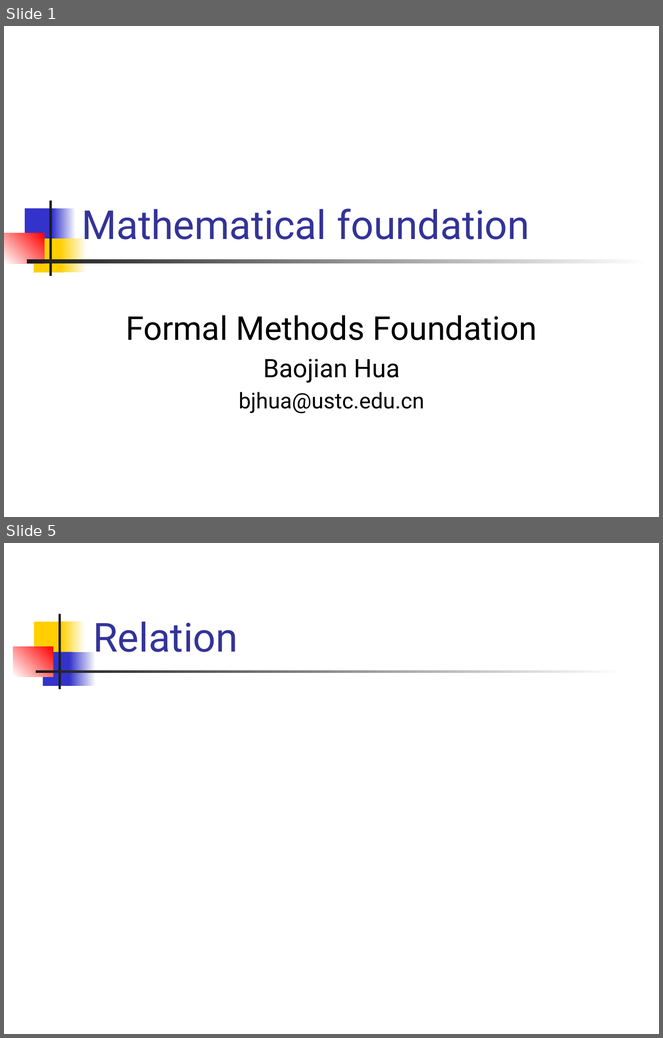
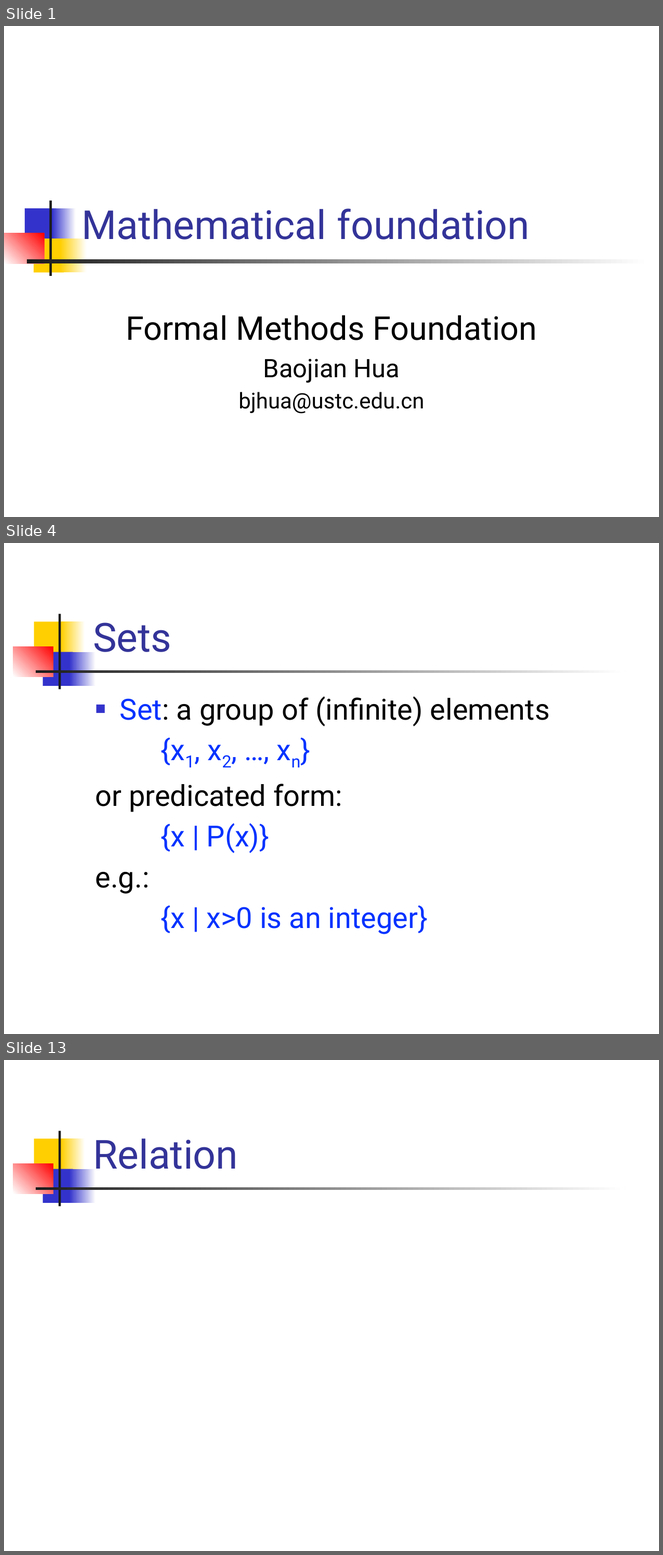
Before and after one commit to csslab-ustc/csslab-ustc.github.io, a slide deck: courses/theory/slides/lec02-math-foundation.pptx. Shown one above the other, each under a label of ours: slides 1 and 5 before the commit, slides 1, 4 and 13 after it; the slides between them are not shown. The pictures are 663x1038 and 663x1555 pixels, drawn with LibreOffice and Linux fonts; fonts in the diff are those of the drawing; grey boxes stand for pictures. Boxes give left, top, right and bottom in pixels: in the first picture for what was removed or moved away, otherwise in the second. Text is boxed around its words. In the diff, an @@ line names an element or a change of style, - is before the commit and + after.

```diff
--- a/courses/theory/slides/lec02-math-foundation.pptx
+++ b/courses/theory/slides/lec02-math-foundation.pptx
@@ slide 4 added at [4, 543, 659, 1034], background #FFFFFF; not listed: 7 template elements that a slide beside it also shows @@
@@ title added at [93, 623, 171, 652], 44 pt, text #333399 @@
+Sets
@@ text added at [96, 696, 550, 935], 32 pt, text #000000 @@
+■ Set: a group of (infinite) elements
+{x1, x2, …, xn}
+or predicated form:
+{x | P(x)}
+e.g.:
+{x | x>0 is an integer}
@@ what was slide 5 is now slide 13 @@
```
Also in this commit, not shown: 2 slides changed, 10 other slides added, 1 slide removed, 4 other files.
